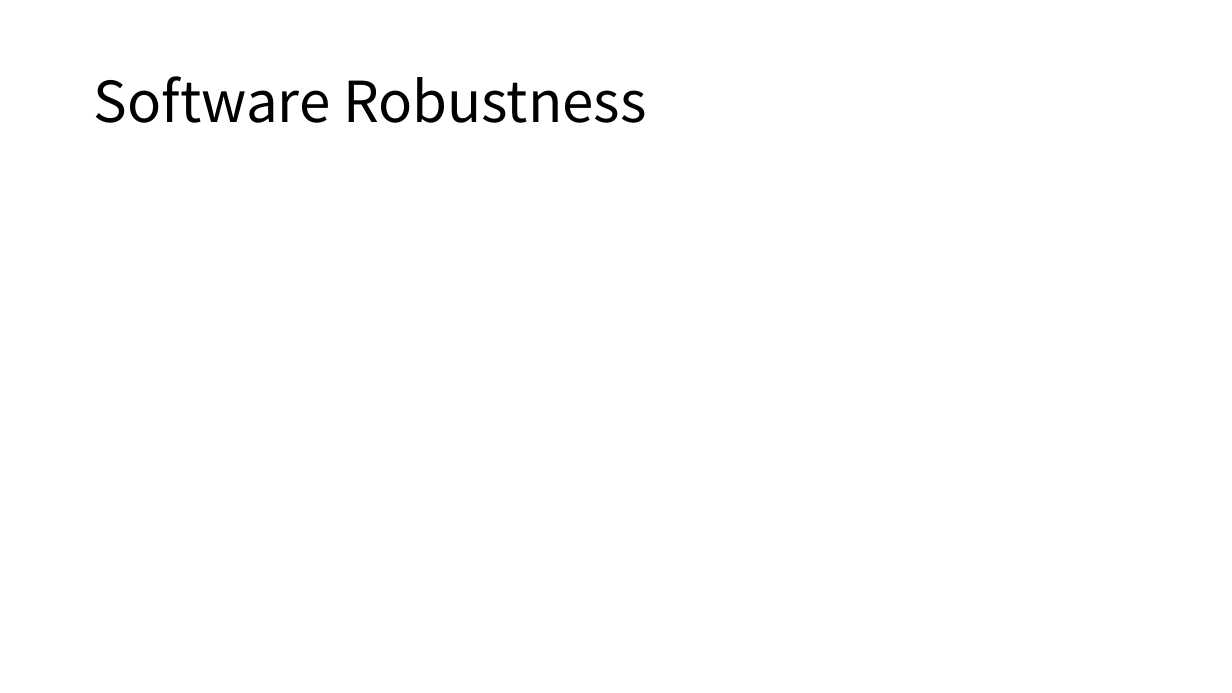
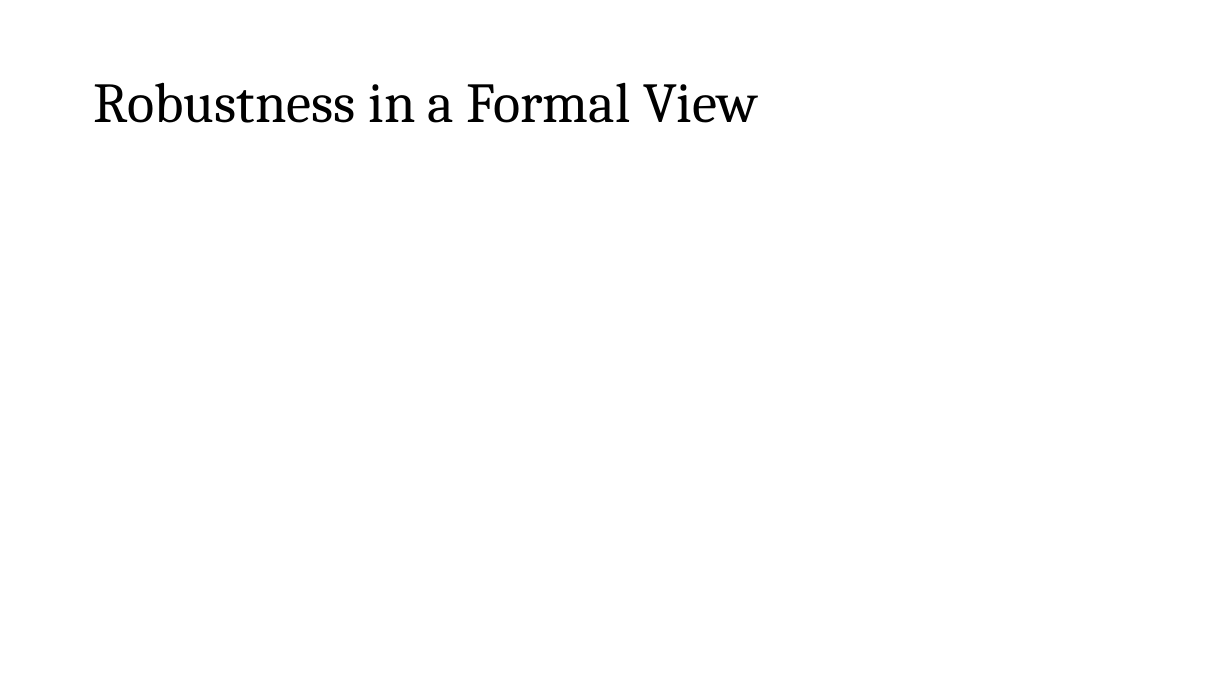
Before and after one commit to SteveZhangBit/SteveZhangBit.github.io, a slide deck: slide 7 of statics/slides/2022-Fall-Research Intro-CJ.pptx (slide 2 before the commit). Drawn at 1232x693 pixels with LibreOffice and Linux fonts; fonts in the diff are those of the drawing; grey boxes stand for pictures. Boxes give left, top, right and bottom in pixels: in the first picture for what was removed or moved away, otherwise in the second. Text is boxed around its words. In the diff, an @@ line names an element or a change of style, - is before the commit and + after.

```diff
--- a/statics/slides/2022-Fall-Research Intro-CJ.pptx
+++ b/statics/slides/2022-Fall-Research Intro-CJ.pptx
@@ title at [94, 82, 758, 123]: text changed; font Noto Sans CJK SC to Cambria @@
-Software Robustness
+Robustness in a Formal View
```
Also in this commit, not shown: 15 other slides changed, 8 slides added, 2 slides removed, 1 other file.
